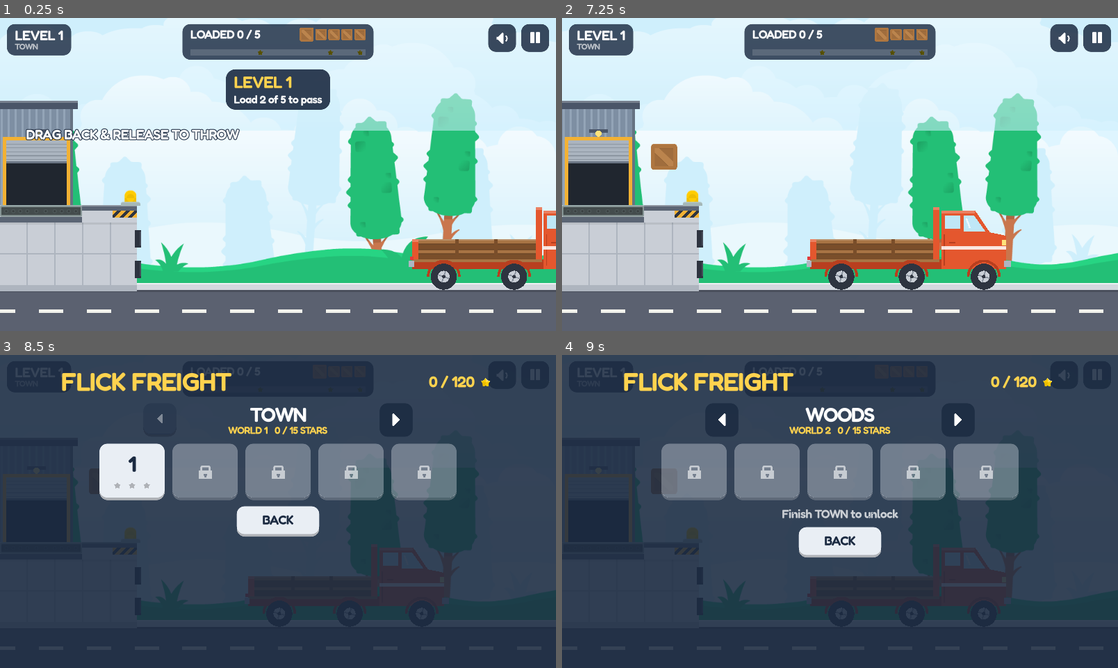
Above: before the commit, frames 1-4 (two rows, left to right).
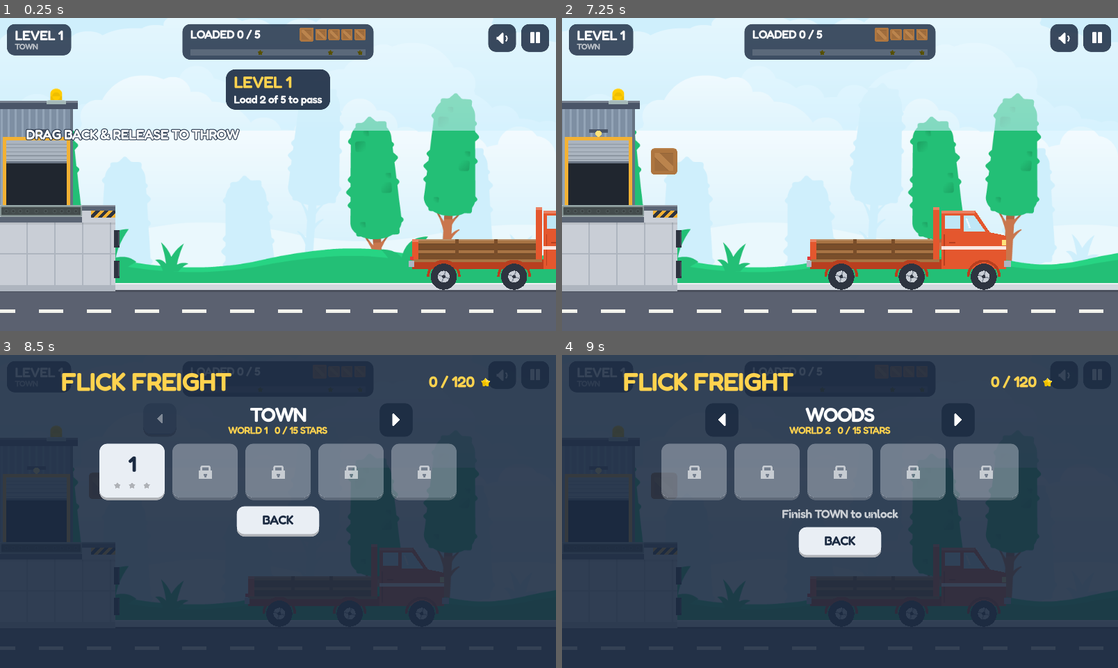
Above: after the commit, the same moments.

Repository: shaharFranses/flick-freight
Game: Godot game, scene res://scenes/main.tscn
Same seed, same stepped clock (60 frames per second), same inputs: the game is played once before the commit and once after it.
Inputs (mouse positions are in pixels of both pictures, inside the frame that each line leads up to):
- Up to frame 1 (0.25 s): no input
- Up to frame 2 (7.25 s): click (1095, 36) at 0.5 s; click "RESTART" at 1.25 s; click (1095, 36) at 2 s; click "RESTART" at 2.75 s; click (1095, 36) at 3.5 s; click "RESTART" at 4.25 s; tap Enter at 5 s; move the mouse to (962, 158) at 5.02 s; tap P at 5.1 s; click (962, 158) at 5.17 s; click "RESUME" at 5.75 s; drag from (728, 190) to (812, 237) at 6.52 s
- Up to frame 3 (8.5 s): move the mouse to (333, 442) at 7.27 s; tap P at 7.35 s; click (333, 442) at 7.42 s; click "LEVELS" at 8 s
- Up to frame 4 (9 s): click (956, 420) at 8.77 s

The runs differ from the first frame. In frame 1, 1.5% of the frame differs, in the area x 8-26%, y 22-88%; in frame 2, 1.7%; in frame 3, 0.1%; in frame 4, 0.1%.

Commit message:
Fix: boxes overlapping after a level; L10/L15 truck through the pillar; dock lip
- Unglued mode: at the end of a level (and when a truck leaves) loads are glued
  where they are now, not where they first landed, so boxes no longer jump into
  each other
- L10 and L15: the moving truck's rear drove through the pillar; drive range
  150/170 -> 115. New tools/layout_check.gd (in CI) flags any truck that drives
  through an obstacle or pad, including its drive in
- Dock ends at the cargo's front edge (266, was 315) and a thrown cargo ignores
  the dock until it clears it, so low throws at a bounce pad keep their power.
  The ready-light moves to the warehouse roof. Upward throws are unaffected:
  L1-15 bot results are identical apart from L10/L15

Co-Authored-By: Claude Opus 5.5 <noreply@anthropic.com>
Claude-Session: https://claude.ai/code/session_01FBTEVX47moJjHexMP4xqEv

Diff:
--- a/scripts/cargo.gd
+++ b/scripts/cargo.gd
@@ -116,9 +116,9 @@
 
 func launch(vel: Vector2, wind_accel: float):
 	wind = wind_accel
-	if vel.y > 0 and game and game.dock_body:
-		# thrown downward (e.g. at a bounce pad): don't scrape along the deck it sits on;
-		# the dock is ignored until the cargo has cleared its edge
+	if game and game.dock_body:
+		# a throw never scrapes the deck it was resting on (low throws at a pad keep their
+		# power); the dock is ignored until the cargo has cleared its edge
 		add_collision_exception_with(game.dock_body)
 		_through_dock = true
 	freeze = false
--- a/scripts/game.gd
+++ b/scripts/game.gd
@@ -12,7 +12,7 @@
 
 const ROAD_Y := 625.0
 const DOCK_TOP := 430.0
-const DOCK_RIGHT := 315.0
+const DOCK_RIGHT := 266.0  # flush with the cargo's front edge: low throws don't scrape a lip
 const BELT_RIGHT := 189.0
 const FLICK_X := 235.0
 const MAX_PULL := 170.0
@@ -211,8 +211,8 @@
 	var belts = ["ind_049", "ind_050", "ind_051"]
 	for i in 3:
 		_tile(dock, "res://art/v2/tiles/%s.png" % belts[i], Vector2(i * TILE, DOCK_TOP))
-	# beacon that pulses when cargo is ready to throw
-	beacon = _tile(dock, "res://art/v2/tiles/ind_040.png", Vector2(DOCK_RIGHT - 46, DOCK_TOP - TILE + 2))
+	# beacon that pulses when cargo is ready to throw (on the warehouse roof)
+	beacon = _tile(dock, "res://art/v2/tiles/ind_040.png", Vector2(WAREHOUSE_RIGHT - 70, WAREHOUSE_TOP - TILE + 2))
 	var body = StaticBody2D.new()
 	dock_body = body
 	body.add_to_group("dock")
@@ -805,9 +805,7 @@
 			# let the stacks settle (things can still fall out), then strap it all down and score
 			get_tree().create_timer(END_SETTLE, false).timeout.connect(func():
 				for t in live_trucks():
-					for l in t.loads:
-						if is_instance_valid(l.cargo):
-							t._glue(l.cargo)
+					t.glue_all()
 				_score())
 			return
 		_score()
--- a/scripts/levels.gd
+++ b/scripts/levels.gd
@@ -66,7 +66,7 @@
 		"blocks": [[400, 190, 300, 40]],
 		"intro": {"title": "LOW BEAM", "text": "Keep your throws under the beam."}},
 	{"world": 1, "cargo": "bcrbfcbrb", "goal": 4, "s2": 7,
-		"truck": {"x": 880, "amp": 150, "period": 3.6, "wall": 60}, "guide": 0.4,
+		"truck": {"x": 880, "amp": 115, "period": 3.6, "wall": 60}, "guide": 0.4,
 		"blocks": [[540, 360, 56, 265]]},
 	# ---------------- DESERT ----------------
 	{"world": 2, "cargo": "bbcbbcbb", "goal": 4, "s2": 6,
@@ -82,7 +82,7 @@
 		"truck": {"x": 880, "amp": 140, "period": 3.8, "wall": 60}, "guide": 0.35, "wind": -180,
 		"blocks": [[420, 200, 280, 40]]},
 	{"world": 2, "cargo": "bcrfbcrfbc", "goal": 5, "s2": 8,
-		"truck": {"x": 900, "amp": 170, "period": 3.4, "wall": 64}, "guide": 0.3, "wind": 180,
+		"truck": {"x": 900, "amp": 115, "period": 3.4, "wall": 64}, "guide": 0.3, "wind": 180,
 		"blocks": [[560, 380, 56, 245]],
 		"intro": {"title": "FINAL RUN", "text": "Everything at once. Good luck, driver!"}},
 	# ---------------- HARBOR ----------------
--- a/scripts/truck.gd
+++ b/scripts/truck.gd
@@ -265,14 +265,7 @@
 
 
 func leave():
-	# whatever is aboard is strapped down for the drive out
-	for l in loads:
-		if is_instance_valid(l.cargo) and not l.cargo.freeze:
-			_glue(l.cargo)
-			l.offset = l.cargo.global_position - global_position
-			l.rot = l.cargo.rotation
-			l.local = to_local(l.cargo.global_position)
-			l.lrot = l.cargo.rotation - rotation
+	glue_all()  # whatever is aboard is strapped down for the drive out
 	state = "leaving"
 	_from_x = position.x
 	_to_x = 1700.0
@@ -391,6 +384,20 @@
 	bump()
 
 
+## Strap down every loose load where it is *now* (unglued mode). The follow code then
+## keeps each box at this spot, not where it first landed.
+func glue_all():
+	for l in loads:
+		var c: Cargo = l.cargo
+		if not is_instance_valid(c) or c.freeze:
+			continue
+		_glue(c)
+		l.offset = c.global_position - global_position
+		l.rot = c.rotation
+		l.local = to_local(c.global_position)
+		l.lrot = c.rotation - rotation
+
+
 func _glue(c: Cargo):
 	c.freeze = true
 	c.linear_velocity = Vector2.ZERO
--- a/tools/baseline_v2_e0.json
+++ b/tools/baseline_v2_e0.json
@@ -128,10 +128,10 @@
       "total": 9
     },
     {
-      "broken": 0,
-      "delivered": 7,
+      "broken": 2,
+      "delivered": 6,
       "level": 15,
-      "missed": 3,
+      "missed": 2,
       "pass": true,
       "stars": 1,
       "total": 10
--- a/tools/baseline_v2_e05.json
+++ b/tools/baseline_v2_e05.json
@@ -83,10 +83,10 @@
       "total": 8
     },
     {
-      "broken": 0,
+      "broken": 1,
       "delivered": 7,
       "level": 10,
-      "missed": 2,
+      "missed": 1,
       "pass": true,
       "stars": 2,
       "total": 9
@@ -129,11 +129,11 @@
     },
     {
       "broken": 1,
-      "delivered": 9,
+      "delivered": 7,
       "level": 15,
-      "missed": 0,
+      "missed": 2,
       "pass": true,
-      "stars": 2,
+      "stars": 1,
       "total": 10
     }
   ],
--- a/tools/bot_sim.gd
+++ b/tools/bot_sim.gd
@@ -132,7 +132,6 @@
 func score(pull: Vector2) -> float:
 	last_dist = INF
 	var v = pull * Game.POWER * mult
-	var down = v.y > 0  # downward throws pass through the dock (see Cargo.launch)
 	var p = p0
 	var t = 0.0
 	var inside := {}
@@ -151,9 +150,6 @@
 				inside.erase(pd)
 		if p.y + h.y > Game.ROAD_Y or p.x > 1400 or p.x < -100:
 			return INF
-		var de = h if spin == 0.0 else _extent(spin * t)
-		if not down and p.x - de.x < Game.DOCK_RIGHT and p.y + de.y > Game.DOCK_TOP + 2:
-			return INF  # scraped the dock edge
 		if spin != 0.0:
 			# M13: exact extents of the spinning plank
 			var e = _extent(spin * t)
--- /dev/null
+++ b/tools/layout_check.gd
@@ -0,0 +1,35 @@
+extends SceneTree
+## Layout check: no truck may drive through an obstacle or a bounce pad, anywhere along its
+## back-and-forth drive or its drive in from the right.
+##   godot --headless -s res://tools/layout_check.gd      (exit 1 if any level overlaps)
+
+const REAR := -157.0  # rear bumper, relative to the bed centre
+const FRONT := 319.0  # front bumper
+const TOP := -126.0   # top of the cab/bulkhead, relative to the bed floor
+const MARGIN := 8.0
+
+
+func _init():
+	var bad = 0
+	for i in Levels.count():
+		var lv = Levels.get_level(i)
+		var trucks: Array = lv.trucks if lv.has("trucks") else [lv.truck]
+		var obstacles: Array = []
+		for b in lv.get("blocks", []):
+			obstacles.append(["block", Rect2(b[0], b[1], b[2], b[3])])
+		for p in lv.get("pads", []):
+			obstacles.append(["pad", Rect2(p[0] - Game.PAD_W * 0.5, p[1] - 6, Game.PAD_W, Game.PAD_H)])
+		var floor_y = Game.ROAD_Y - Truck.FLOOR_T - 18 - Truck.WHEEL_R
+		for t in trucks:
+			var amp: float = t.get("amp", 0.0)
+			var bob: float = t.get("ferry", {}).get("amp_y", 0.0)
+			# the area the truck sweeps: its parked drive range, plus driving in from off-screen right
+			var drive = Rect2(t.x - amp + REAR, floor_y + TOP - bob, 1700.0, Game.ROAD_Y - floor_y - TOP + bob)
+			for o in obstacles:
+				var r: Rect2 = o[1]
+				if drive.grow(MARGIN).intersects(r):
+					var where = "drives through" if r.position.x < t.x + amp + FRONT else "drives in through"
+					print("LAYOUT L%d: truck (x %d, amp %d) %s the %s at x %d-%d" % [i + 1, t.x, amp, where, o[0], r.position.x, r.end.x])
+					bad += 1
+	print("LAYOUT CHECK: %d problem(s)" % bad)
+	quit(1 if bad else 0)
Not shown, changed: .github/workflows/bot.yml
Not shown, changed: tools/frozen_levels.sha256
